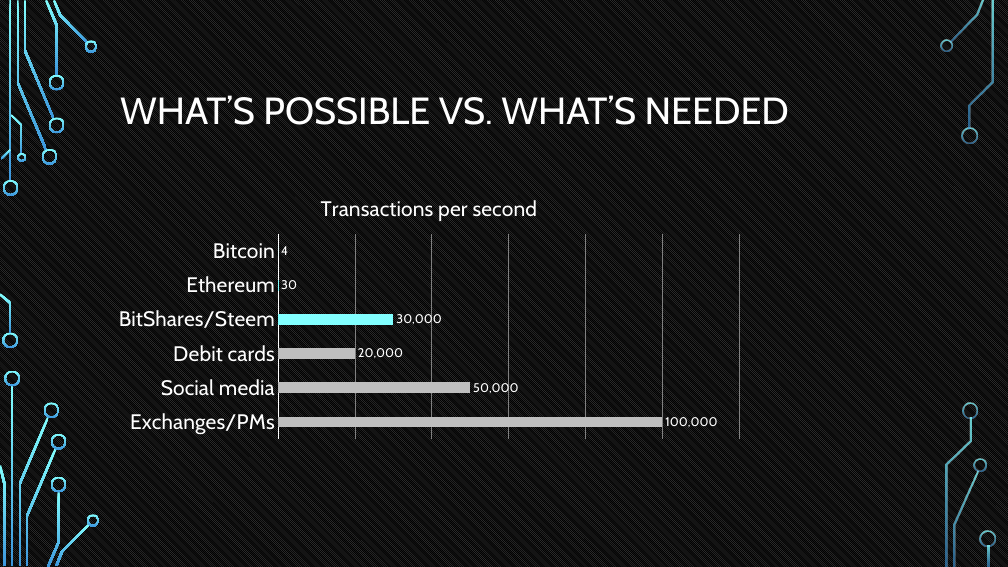
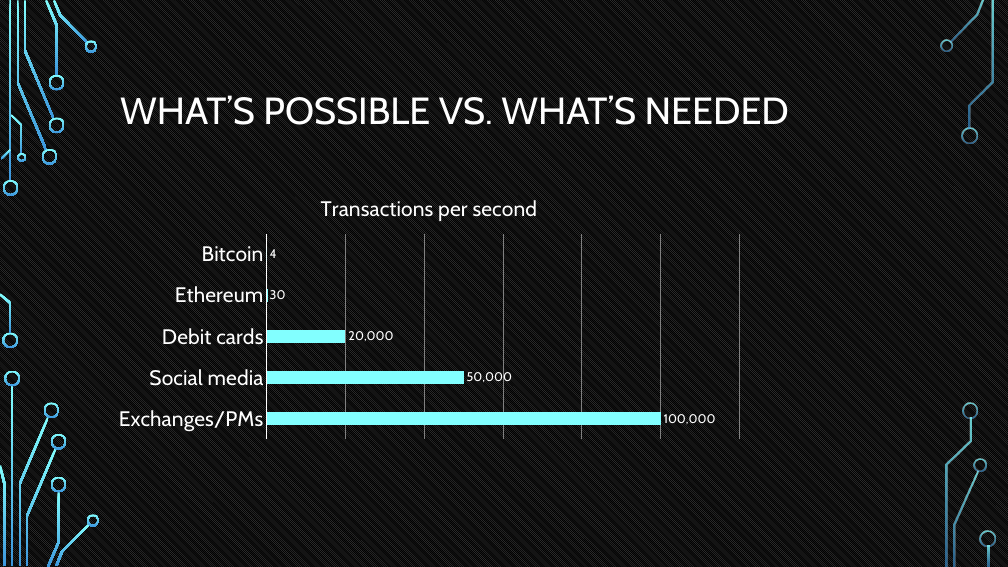
Before and after one commit to tokenika/tokenika.github.io, a slide deck: slide 9 of WarsawBlock.pptx (slide 10 before the commit). Drawn at 1008x567 pixels with LibreOffice and Linux fonts; fonts in the diff are those of the drawing; background and template pictures are left out. Boxes give left, top, right and bottom in pixels: in the first picture for what was removed or moved away, otherwise in the second. Text is boxed around its words. In the diff, an @@ line names an element or a change of style, - is before the commit and + after.

```diff
--- a/WarsawBlock.pptx
+++ b/WarsawBlock.pptx
@@ bar chart at [106,181,752,445] @@
-categories: Exchanges/PMs, Social media, Debit cards, BitShares/Steem, Ethereum, Bitcoin
+categories: Exchanges/PMs, Social media, Debit cards, Ethereum, Bitcoin
-Series 1: 100000, 50000, 20000, 30000, 30, 4
+Series 1: 100000, 50000, 20000, 30, 4
```
Also in this commit, not shown: 20 other slides changed, 1 slide added, 2 other files.
